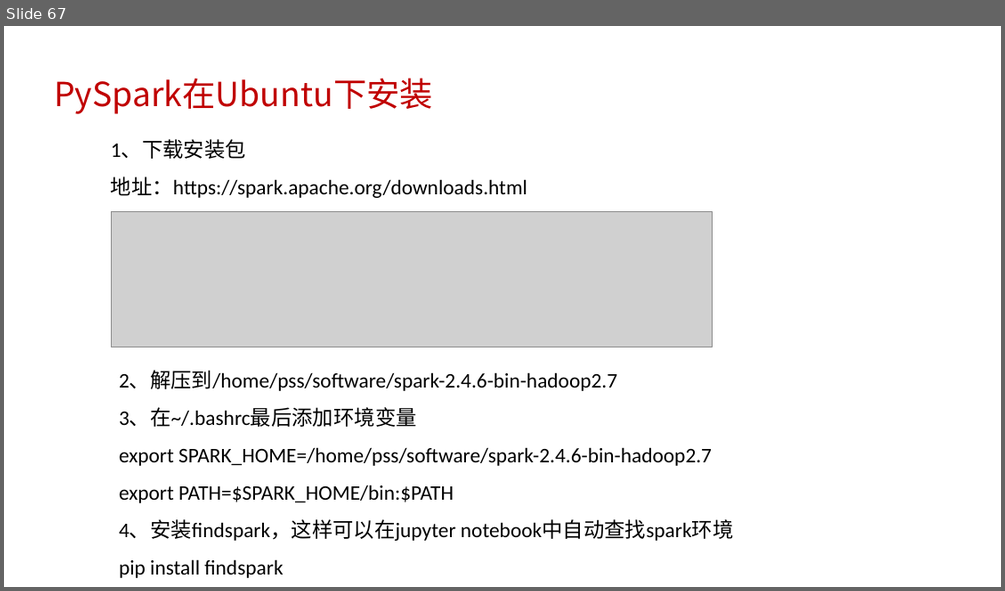
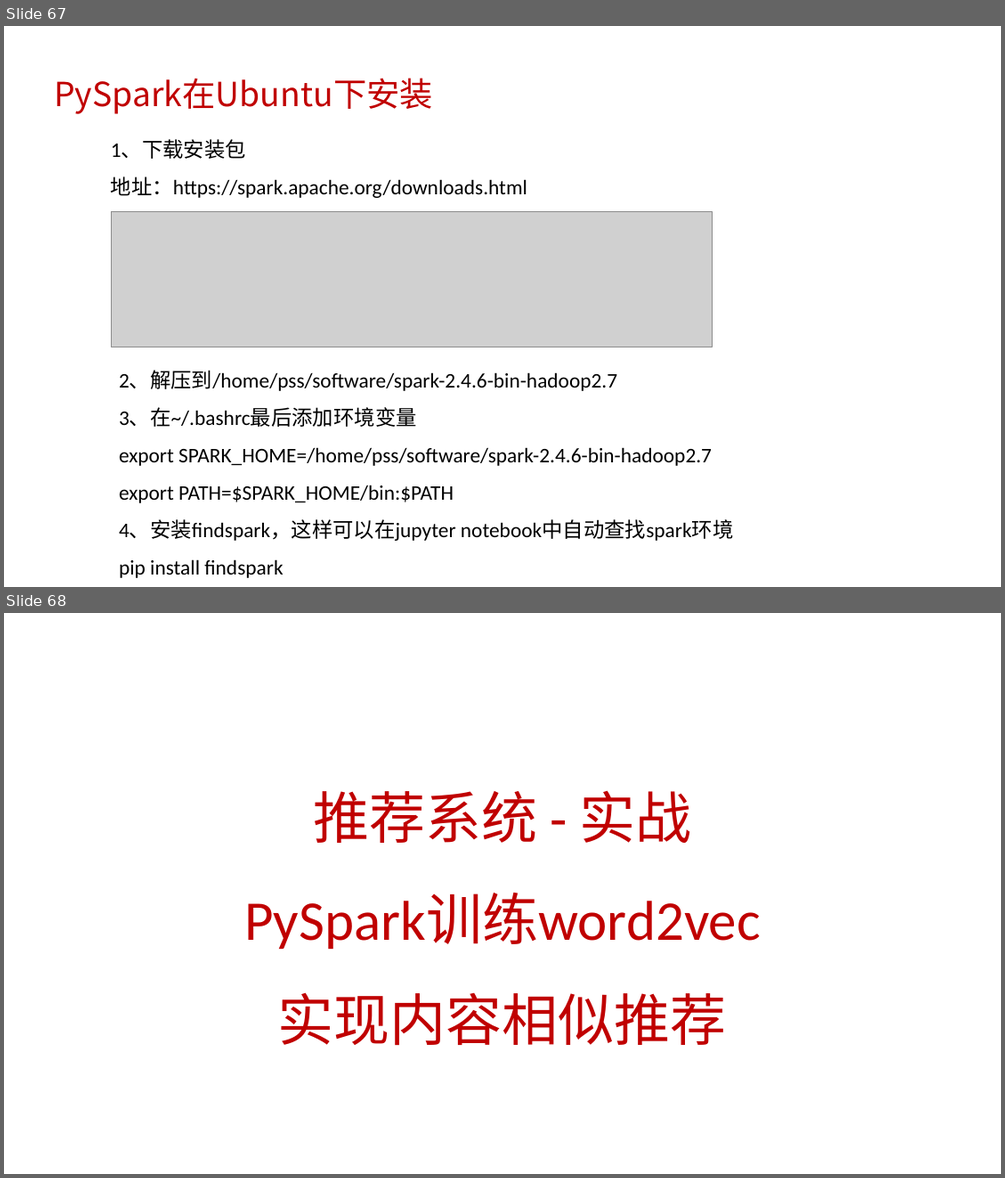
Before and after one commit to peiss/ant-learn-recsys, a slide deck: 推荐系统系列.pptx. Shown one above the other, each under a label of ours: slide 67 before the commit, slides 67 and 68 after it. The pictures are 1005x591 and 1005x1178 pixels, drawn with LibreOffice and Linux fonts; fonts in the diff are those of the drawing; grey boxes stand for pictures. Boxes give left, top, right and bottom in pixels: in the first picture for what was removed or moved away, otherwise in the second. Text is boxed around its words. In the diff, an @@ line names an element or a change of style, - is before the commit and + after.

Commit message:
'xx'

```diff
--- a/推荐系统系列.pptx
+++ b/推荐系统系列.pptx
@@ slide 68 added at [4, 613, 1001, 1174], background #FFFFFF @@
@@ title added at [244, 790, 760, 1046], 54 pt, text #C00000 @@
+推荐系统 - 实战
+PySpark训练word2vec
+实现内容相似推荐
```
